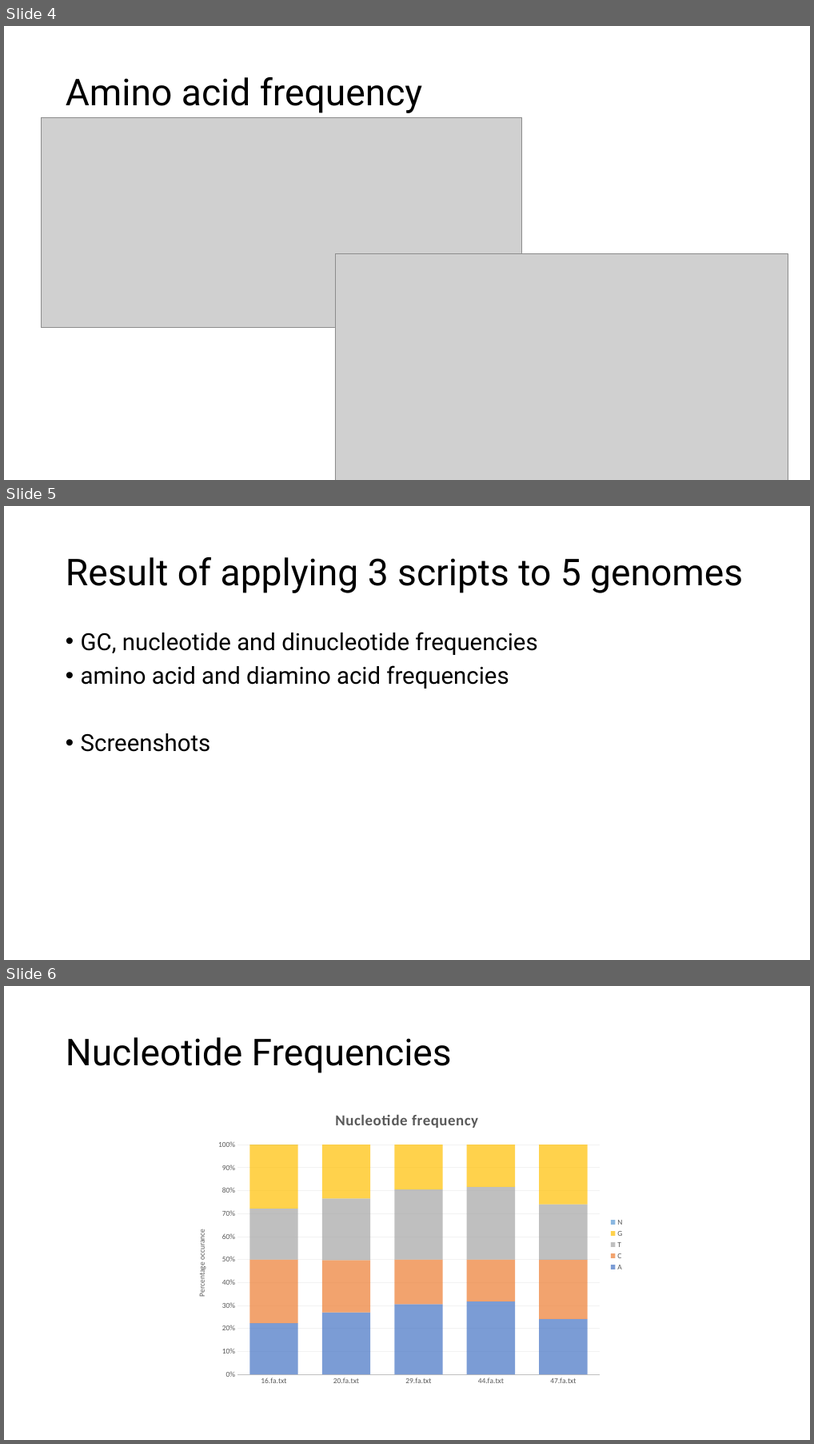
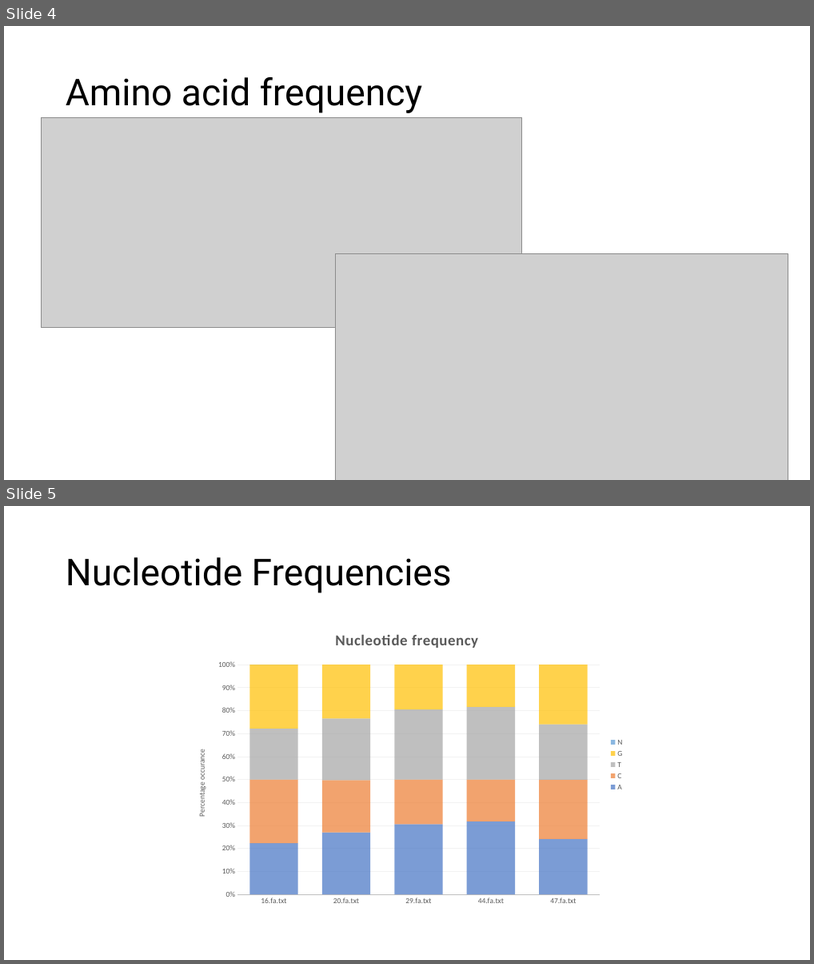
Before and after one commit to maxsenh/comgen, a slide deck: final_project/final_presentation.pptx. Shown one above the other, each under a label of ours: slides 4, 5 and 6 before the commit, slides 4 and 5 after it. The pictures are 814x1444 and 814x964 pixels, drawn with LibreOffice and Linux fonts; fonts in the diff are those of the drawing; grey boxes stand for pictures. Boxes give left, top, right and bottom in pixels: in the first picture for what was removed or moved away, otherwise in the second. Text is boxed around its words. In the diff, an @@ line names an element or a change of style, - is before the commit and + after.

Commit message:
presentation

```diff
--- a/final_project/final_presentation.pptx
+++ b/final_project/final_presentation.pptx
@@ slide 5 removed at [4,506,810,960], background #FFFFFF @@
@@ title removed at [66,557,743,593] @@
-Result of applying 3 scripts to 5 genomes
@@ text removed at [81,632,538,752] @@
-• GC, nucleotide and dinucleotide frequencies
-• amino acid and diamino acid frequencies
-• Screenshots
@@ what was slide 6 is now slide 5 @@
```
Also in this commit, not shown: 1 slide changed, 1 other slide removed.
